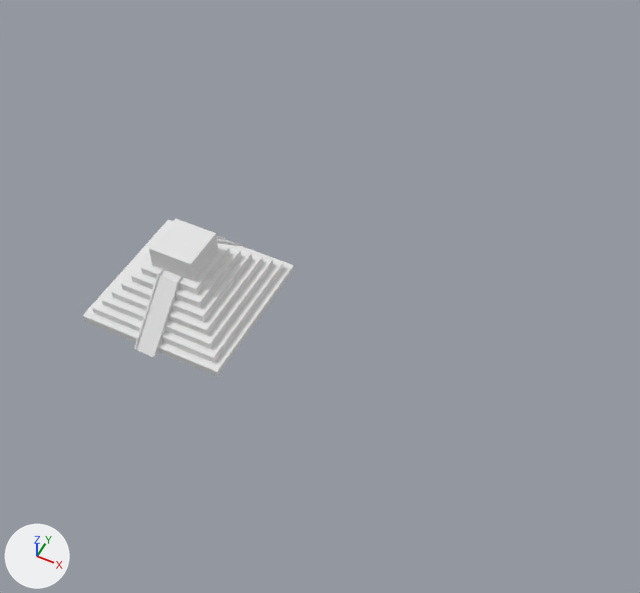
Renders of the Blender file 2-YourFirst3DModelInBlender/MayanPyramic.blend from each side of a commit.
The view is the same before and after, from a 50 mm lens placed at (50.2, -62.5, 87.3), pointed at (14.2, 9.5, -2.7). Every picture has the same lights, and +X, +Y and +Z are marked at lower left.

In view in the first picture: 'Pyramic'.
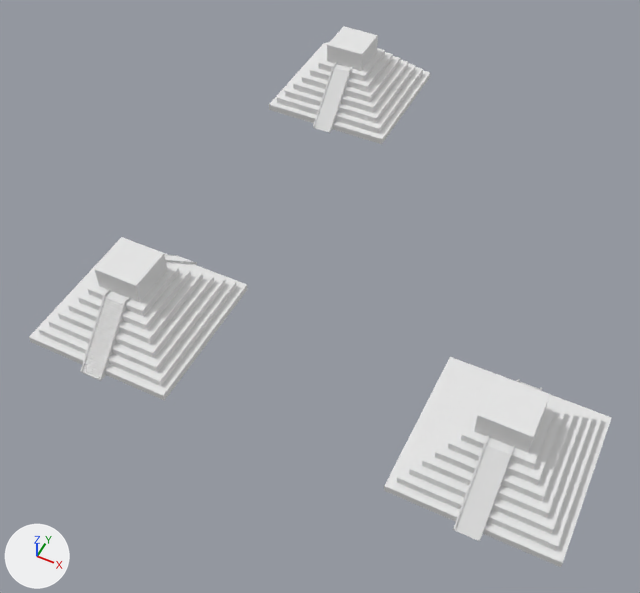
The change, as JSON lines over the scene's bpy script:
```json
{"op": "add", "block": "me_cube_001", "code": ["me_cube_001 = bpy.data.meshes.new('Cube.001')", "me_cube_001.from_pydata(...)  # 176 vertices, 146 faces; spans x 3.0..5.0, y -1.1..1.1, z -1.0..19.0", "me_cube_001.materials.append(mat_material)  # white #e7e7e7"]}
{"op": "add", "block": "me_cube_002", "code": ["me_cube_002 = bpy.data.meshes.new('Cube.002')", "me_cube_002.from_pydata(...)  # 176 vertices, 146 faces; spans x 7.0..9.0, y -1.1..1.1, z -1.0..19.0", "me_cube_002.materials.append(mat_material)  # white #e7e7e7"]}
{"op": "set", "path": "ob_pyramic.location", "old": "(0.0, 0.0, 0.5)", "new": "(-3.9, -5.9, 0.5)"}
{"op": "add", "block": "ob_pyramic_001", "code": ["ob_pyramic_001 = bpy.data.objects.new('Pyramic.001', me_cube_001)", "ob_pyramic_001.location = (-40.3, 50.0, 0.5)", "ob_pyramic_001.scale = (10.0, 10.0, 0.5)"]}
{"op": "add", "block": "ob_pyramic_002", "code": ["ob_pyramic_002 = bpy.data.objects.new('Pyramic.002', me_cube_002)", "ob_pyramic_002.location = (-35.6, -5.2, 0.5)", "ob_pyramic_002.scale = (10.0, 10.0, 0.5)"]}
```

What differs and where, as boxes (x1, y1, x2, y2) in the pictures (640 x 593 px):
```json
{"object": "Pyramic.002", "change": "added", "after": [384, 357, 612, 567]}
{"object": "Pyramic", "change": "moved", "before": [83, 218, 294, 377], "after": [29, 237, 248, 401]}
{"object": "Pyramic.001", "change": "added", "after": [269, 26, 430, 144]}
```
